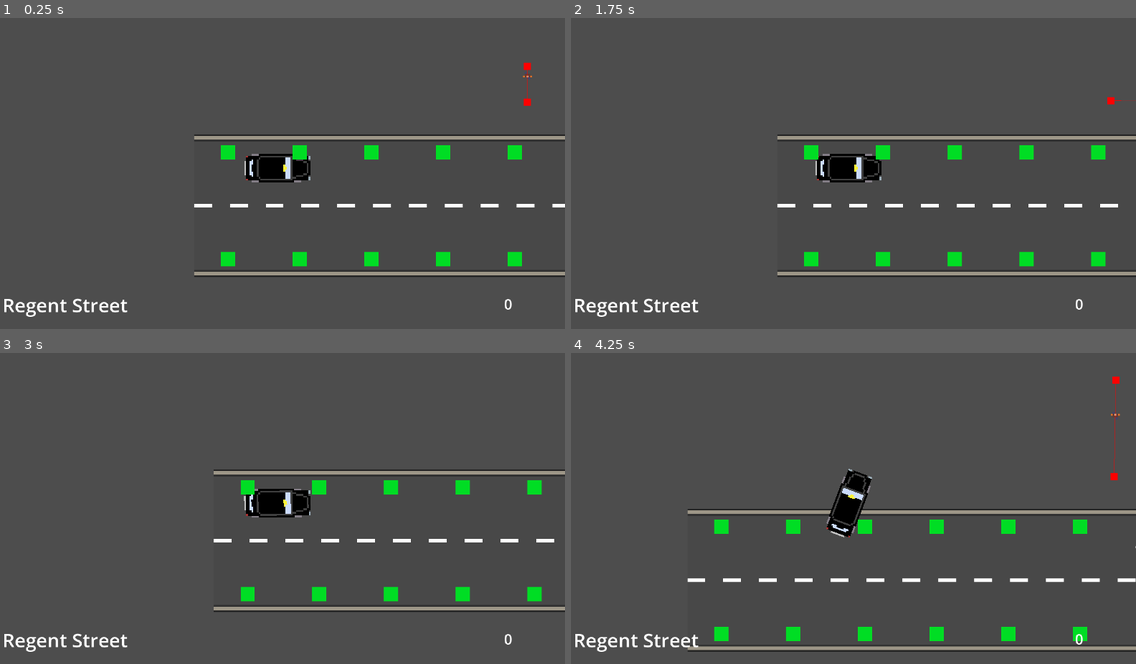
Above: before the commit, frames 1-4 (two rows, left to right).
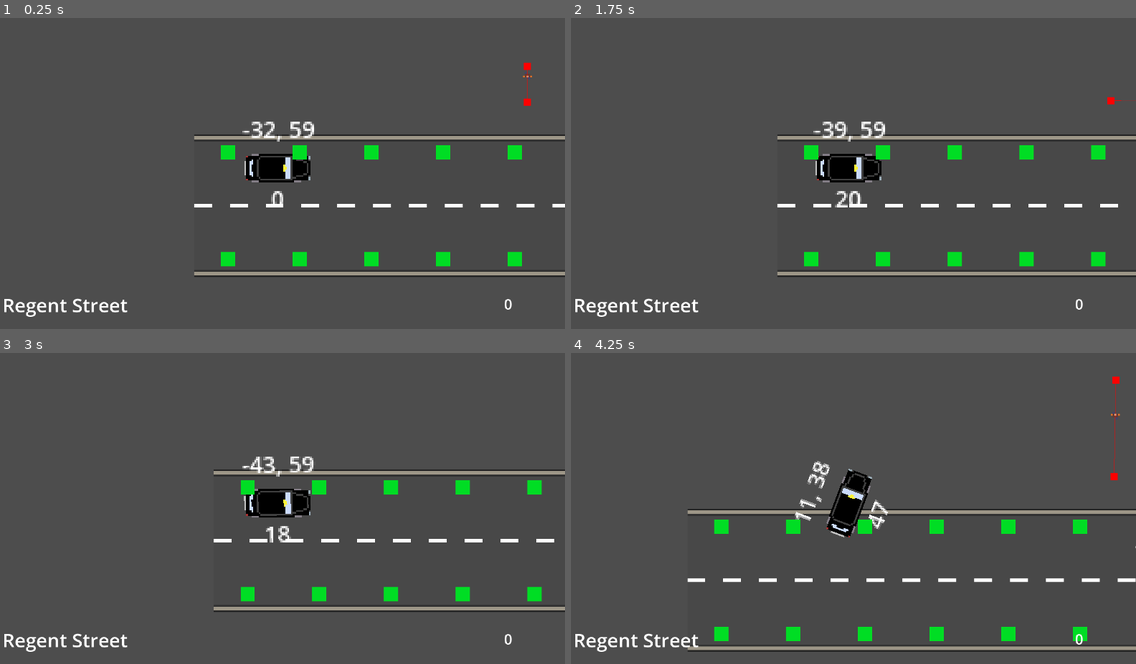
Above: after the commit, the same moments.

Repository: Samwalton9/HackneyCarriage
Game: Godot game, scene res://main.tscn
Same seed, same stepped clock (60 frames per second), same inputs: the game is played once before the commit and once after it.
Inputs:
- Up to frame 1 (0.25 s): no input
- Up to frame 2 (1.75 s): tap Enter at 0.5 s; hold Right (ui_right) 0.53-1.28 s; tap Space at 1.25 s; hold Down (ui_down) from 1.28 s (still down)
- Up to frame 3 (3 s): release Down (ui_down) at 2.03 s; hold Right (ui_right) 2.03-2.78 s; tap Enter at 2.75 s; hold Up (ui_up) from 2.78 s (still down)
- Up to frame 4 (4.25 s): release Up (ui_up) at 3.53 s; hold Left (ui_left) from 3.53 s (still down)

The runs differ from the first frame. In frame 1, 0.4% of the frame differs, in the area x 42-56%, y 33-60%; in frame 2, 0.4%, in the area x 42-56%, y 33-61%; in frame 3, 0.4%; in frame 4, 0.4%.

Commit message:
Pos debug label

Diff:
--- /dev/null
+++ b/Taxi/DebugPositionLabel.gd
@@ -0,0 +1,6 @@
+extends Label
+
+var taxi_position := Vector2.ZERO
+
+func _process(_delta):
+	text = str(snapped(taxi_position.x,1)) + ", " + str(snapped(taxi_position.y,1))
--- a/Taxi/DebugSpeedLabel.gd
+++ b/Taxi/DebugSpeedLabel.gd
@@ -3,4 +3,4 @@
 var velocity = 0.0
 
 func _process(_delta):
-	text = str(snapped(velocity.length(),0.01))
+	text = str(snapped(velocity.length(),1))
--- a/Taxi/taxi.gd
+++ b/Taxi/taxi.gd
@@ -51,7 +51,8 @@
 	velocity = Vector2(1,0).rotated(rotation) * current_speed
 
 	# Debug
-	$DebugSpeedLabel.velocity = velocity
+	if OS.is_debug_build():
+		make_debugs_visible()
 
 	move_and_slide()
 
@@ -59,5 +60,14 @@
 func turn_left() -> void:
 	rotation -= current_turn_rate
 
+
 func turn_right() -> void:
 	rotation += current_turn_rate
+
+
+func make_debugs_visible() -> void:
+	$DebugSpeedLabel.visible = true
+	$DebugSpeedLabel.velocity = velocity
+
+	$DebugPositionLabel.visible = true
+	$DebugPositionLabel.taxi_position = position
--- a/Taxi/taxi.tscn
+++ b/Taxi/taxi.tscn
@@ -1,8 +1,10 @@
-[gd_scene load_steps=8 format=3 uid="uid://c3132fopxkjok"]
+[gd_scene load_steps=10 format=3 uid="uid://c3132fopxkjok"]
 
 [ext_resource type="Script" path="res://Taxi/taxi.gd" id="1_cv0lq"]
 [ext_resource type="Texture2D" uid="uid://dw824ymuwquq5" path="res://Taxi/Taxi.png" id="1_qb2vq"]
+[ext_resource type="Script" path="res://Taxi/DebugPositionLabel.gd" id="3_7q3kb"]
 [ext_resource type="Script" path="res://Taxi/DebugSpeedLabel.gd" id="3_kdt84"]
+[ext_resource type="Script" path="res://Taxi/PassengerSpeech.gd" id="4_1vtv4"]
 
 [sub_resource type="CapsuleShape2D" id="CapsuleShape2D_khtxr"]
 radius = 8.0
@@ -29,6 +31,14 @@
 rotation = 1.5708
 shape = SubResource("CapsuleShape2D_khtxr")
 
+[node name="DebugPositionLabel" type="Label" parent="."]
+offset_left = -20.0
+offset_top = -31.0
+offset_right = 20.0
+offset_bottom = -8.0
+theme_override_font_sizes/font_size = 13
+script = ExtResource("3_7q3kb")
+
 [node name="DebugSpeedLabel" type="Label" parent="."]
 visible = false
 anchors_preset = 5
@@ -37,8 +47,10 @@
 offset_left = -20.0
 offset_top = 8.0
 offset_right = 20.0
-offset_bottom = 31.0
+offset_bottom = 26.0
 grow_horizontal = 2
+theme_override_font_sizes/font_size = 13
+text = "80"
 horizontal_alignment = 1
 script = ExtResource("3_kdt84")
 
@@ -63,3 +75,12 @@
 
 [node name="CollisionShape2D" type="CollisionShape2D" parent="RoadDetectionArea"]
 shape = SubResource("RectangleShape2D_shhfa")
+
+[node name="PassengerSpeech" type="Node2D" parent="."]
+script = ExtResource("4_1vtv4")
+
+[node name="PassengerSpeechLabel" type="Label" parent="PassengerSpeech"]
+offset_left = -30.0
+offset_top = -31.0
+offset_right = 30.0
+offset_bottom = -8.0
